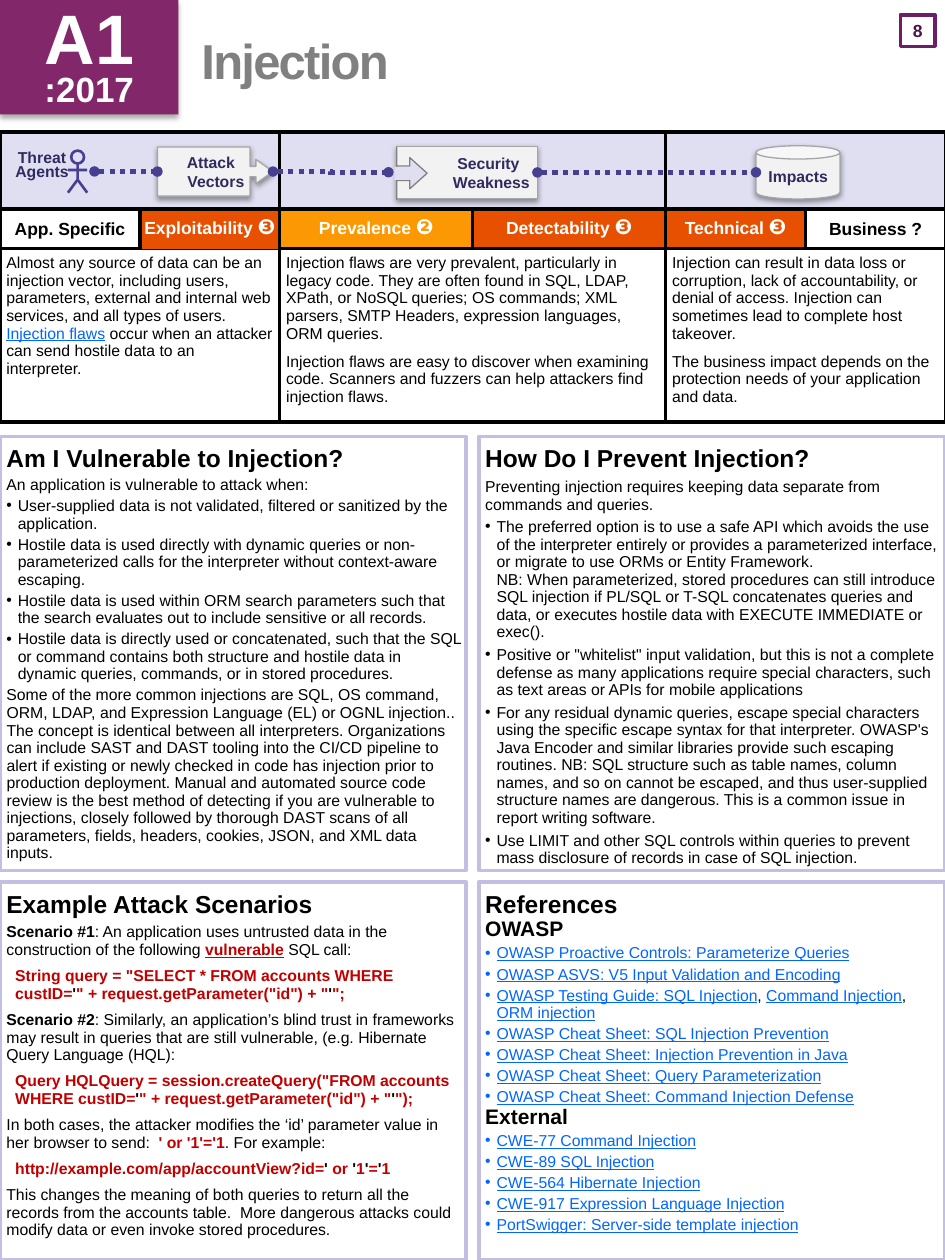
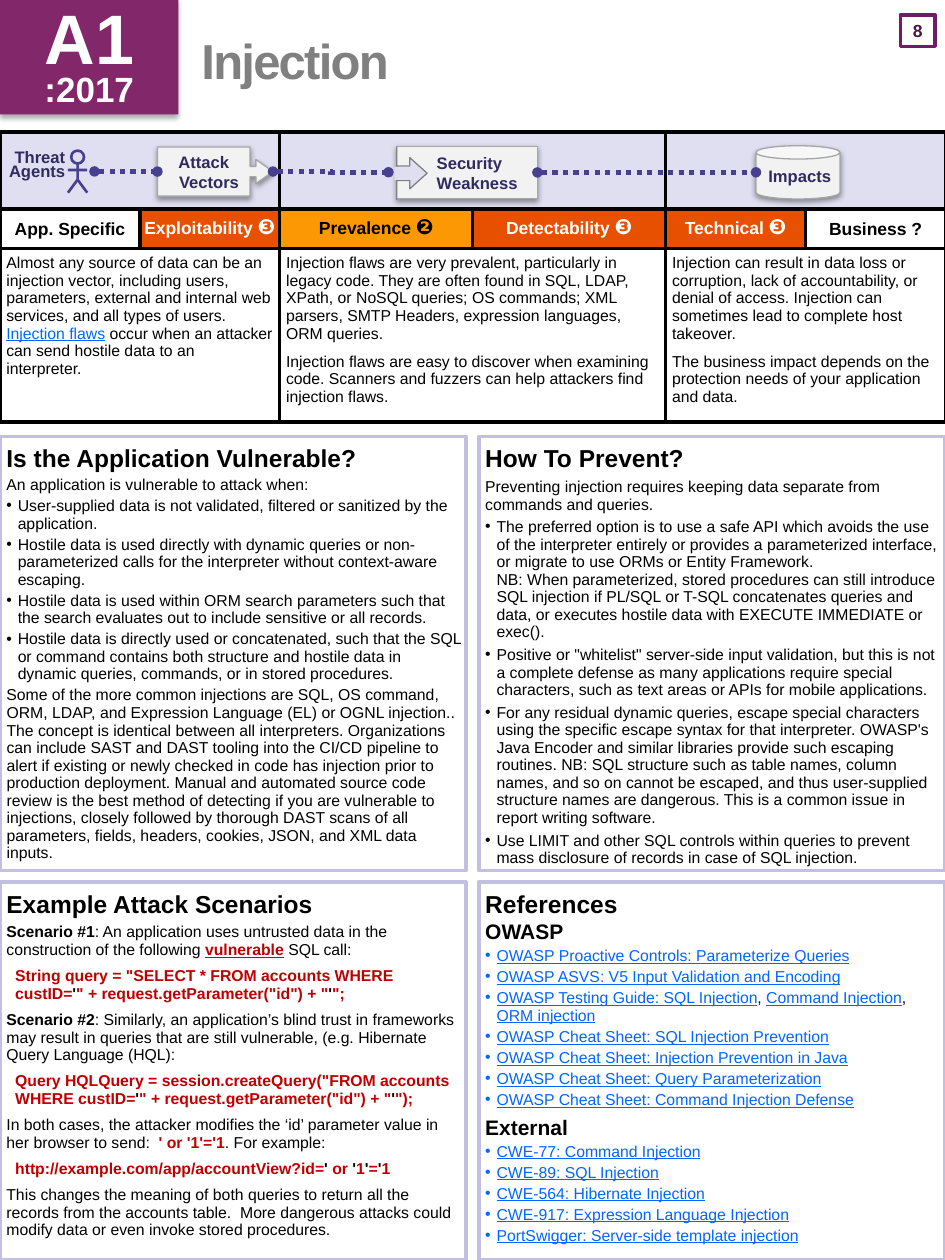
Before and after one commit to OWASP/Top10, a slide deck: slide 9 of 2017/OWASP Top 10 2017 GM (en).pptx. Drawn at 945x1260 pixels with LibreOffice and Linux fonts; fonts in the diff are those of the drawing. Boxes give left, top, right and bottom in pixels: in the first picture for what was removed or moved away, otherwise in the second. Text is boxed around its words. In the diff, an @@ line names an element or a change of style, - is before the commit and + after.

Commit message:
Updated 'OWASP Top 10 2017 GM (en)': PPTX and PDF
OWASP Top 10 2017 GM (en).pptx
OWASP Top 10 2017 GM (en).pdf

```diff
--- a/2017/OWASP Top 10 2017 GM (en).pptx
+++ b/2017/OWASP Top 10 2017 GM (en).pptx
@@ table at (0, 132, 945, 422) @@
@@ text colour #FFFFFF to #000000 in "Prevalence ❷" @@
@@ borders changed @@
@@ text "Threat Agents" at (9, 151, 66, 181): size 9 to 9.5 pt; alignment centre to right @@
@@ size 9 to 9.5 pt in 3 elements at (756, 146, 840, 199), (158, 147, 273, 197), (397, 146, 538, 199) @@
@@ text at (6, 449, 356, 472): text changed @@
-Am I Vulnerable to Injection?
+Is the Application Vulnerable?
@@ text at (485, 450, 684, 468): text changed @@
-How Do I Prevent Injection?
+How To Prevent?
@@ text at (497, 648, 935, 699): text changed @@
-• Positive or "whitelist" input validation, but this is not a complete defense as many applications require special characters, such as text areas or APIs for mobile applications
+• Positive or "whitelist" server-side input validation, but this is not a complete defense as many applications require special characters, such as text areas or APIs for mobile applications.
@@ text at (485, 924, 568, 1136): line spacing 10pt to 0.8; more space between paragraphs @@
@@ text at (497, 1145, 789, 1224): text changed @@
-• CWE-77 Command Injection
-• CWE-89 SQL Injection
-• CWE-564 Hibernate Injection
-• CWE-917 Expression Language Injection
+• CWE-77: Command Injection
+• CWE-89: SQL Injection
+• CWE-564: Hibernate Injection
+• CWE-917: Expression Language Injection
```
Also in this commit, not shown: 25 other slides changed, 1 slide added, 1 other file.
